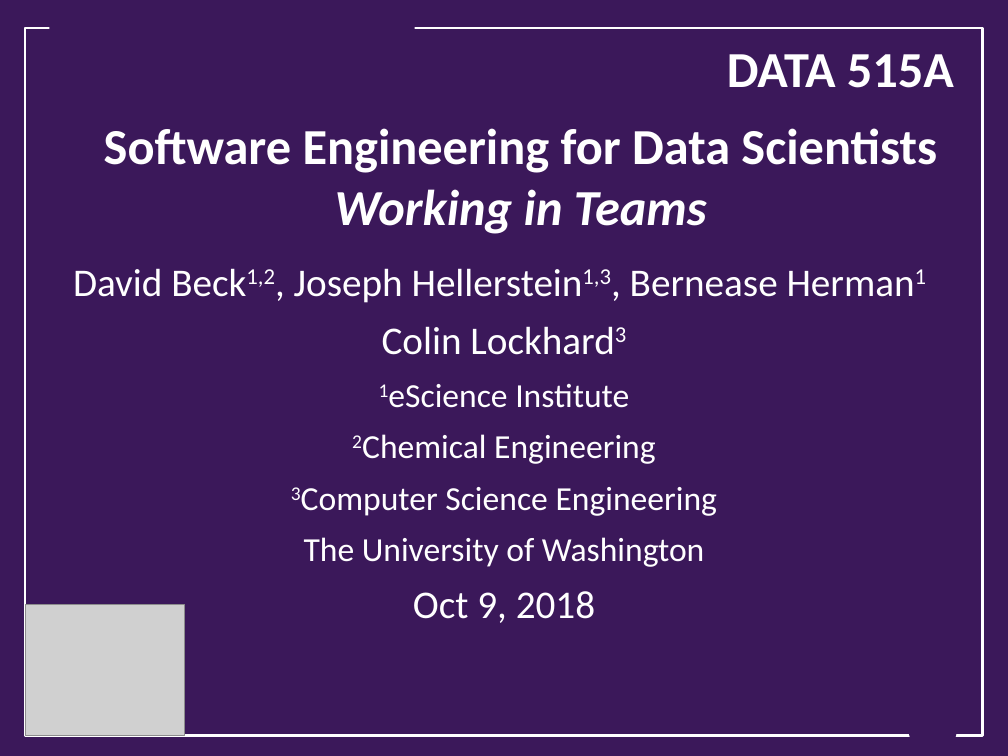
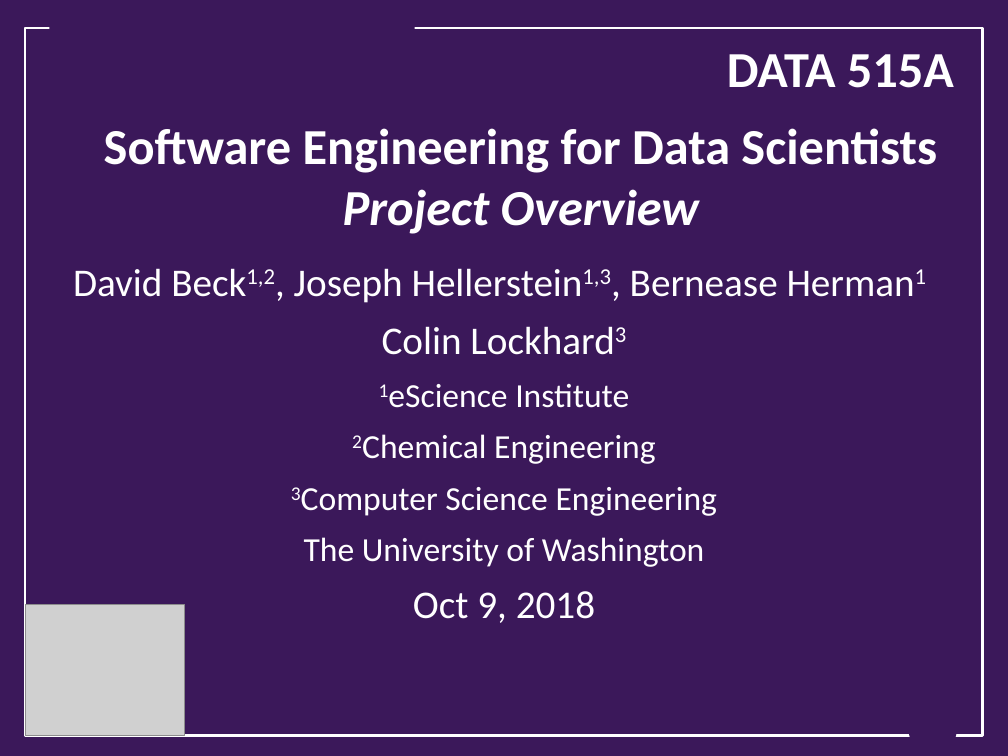
Before and after one commit to UWSEDS/LectureNotes, a slide deck: slide 1 of 04_ProjectOverview_AnalysisWorkflow/Project-overview.pptx. Drawn at 1008x756 pixels with LibreOffice and Linux fonts; fonts in the diff are those of the drawing; grey boxes stand for pictures; background and template pictures are left out. Boxes give left, top, right and bottom in pixels: in the first picture for what was removed or moved away, otherwise in the second. Text is boxed around its words. In the diff, an @@ line names an element or a change of style, - is before the commit and + after.

```diff
--- a/04_ProjectOverview_AnalysisWorkflow/Project-overview.pptx
+++ b/04_ProjectOverview_AnalysisWorkflow/Project-overview.pptx
@@ text at (104, 128, 937, 234): text changed @@
-Software Engineering for Data Scientists
-Working in Teams
+Software Engineering for Data Scientists
+Project Overview
```
